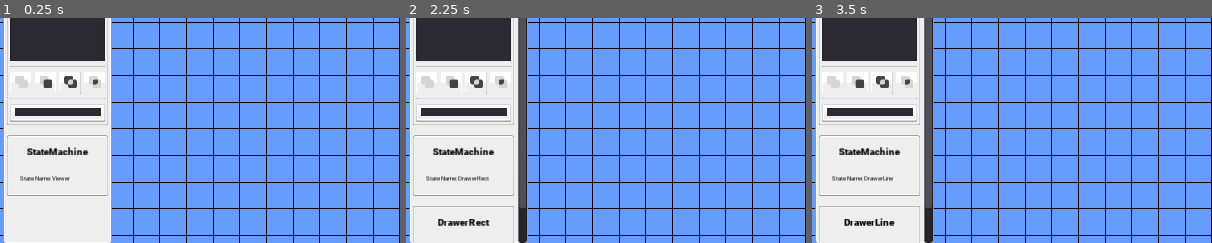
Above: before the commit, frames 1-3 (left to right).
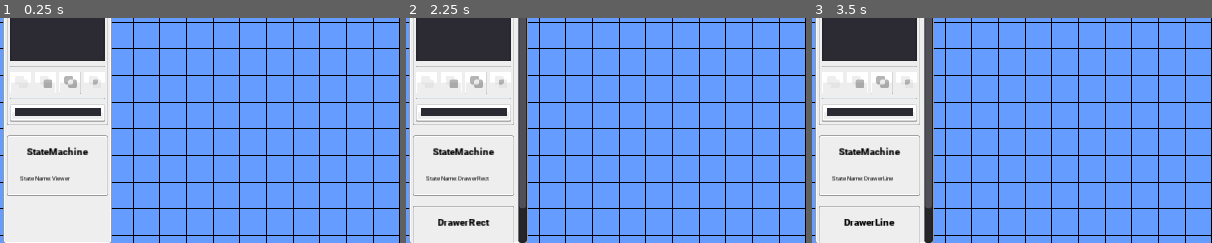
Above: after the commit, the same moments.

Repository: nikolai-in/MapDemo
Game: Godot game, scene res://src/Main/Main.tscn
Same seed, same stepped clock (60 frames per second), same inputs: the game is played once before the commit and once after it.
Inputs (mouse positions are % of the whole screen's width and height, from its top left):
- Up to frame 1 (0.25 s): no input
- Up to frame 2 (2.25 s): click (7, 10) at 0.52 s; type "12" at 0.6 s; click (7, 15) at 0.75 s; type "12" at 0.83 s; click "" at 1.25 s; click (3, 33) at 2 s
- Up to frame 3 (3.5 s): click (6, 33) at 2.75 s
The pictures show only the part of the screen within x 0-50%, y 49-99%; the shares and areas given below are measured in that part.

The runs differ from the first frame. In frame 1, 0.4% of the frame differs, in the area x 3-26%, y 25-32%; in frame 2, 0.4%; in frame 3, 0.4%.

Commit message:
:construction: Selection improvements

Diff:
--- a/app/src/Main/Main.tscn
+++ b/app/src/Main/Main.tscn
@@ -230,6 +230,7 @@
 margin_right = 51.3241
 margin_bottom = 54.251
 size_flags_horizontal = 3
+disabled = true
 icon = ExtResource( 19 )
 
 [node name="Subtract" type="Button" parent="UI/Sidebar/ScrollContainer/Column/Editor/Margin/Column/Bools"]
@@ -237,6 +238,7 @@
 margin_right = 110.324
 margin_bottom = 54.251
 size_flags_horizontal = 3
+disabled = true
 icon = ExtResource( 17 )
 
 [node name="Intersect" type="Button" parent="UI/Sidebar/ScrollContainer/Column/Editor/Margin/Column/Bools"]
@@ -244,6 +246,7 @@
 margin_right = 169.324
 margin_bottom = 54.251
 size_flags_horizontal = 3
+disabled = true
 icon = ExtResource( 18 )
 
 [node name="Exclude" type="Button" parent="UI/Sidebar/ScrollContainer/Column/Editor/Margin/Column/Bools"]
@@ -251,6 +254,7 @@
 margin_right = 228.324
 margin_bottom = 54.251
 size_flags_horizontal = 3
+disabled = true
 icon = ExtResource( 16 )
 
 [node name="Sep4" type="HSeparator" parent="UI/Sidebar/ScrollContainer/Column/Editor/Margin/Column"]
@@ -330,5 +334,9 @@
 [connection signal="toggled" from="UI/Sidebar/ScrollContainer/Column/Editor/Margin/Column/Tools/AddPoint" to="StateMachine/Viewer" method="_on_AddPoint_toggled"]
 [connection signal="item_selected" from="UI/Sidebar/ScrollContainer/Column/Editor/Margin/Column/Layers/Tree" to="UI/Sidebar/ScrollContainer/Column/Editor/Margin/Column/Layers/Tree" method="_on_Tree_item_selected"]
 [connection signal="multi_selected" from="UI/Sidebar/ScrollContainer/Column/Editor/Margin/Column/Layers/Tree" to="StateMachine/Selection" method="_on_Tree_multi_selected"]
+[connection signal="pressed" from="UI/Sidebar/ScrollContainer/Column/Editor/Margin/Column/Bools/Unite" to="StateMachine/Selection" method="_on_Unite_pressed"]
+[connection signal="pressed" from="UI/Sidebar/ScrollContainer/Column/Editor/Margin/Column/Bools/Subtract" to="StateMachine/Selection" method="_on_Subtract_pressed"]
+[connection signal="pressed" from="UI/Sidebar/ScrollContainer/Column/Editor/Margin/Column/Bools/Intersect" to="StateMachine/Selection" method="_on_Intersect_pressed"]
+[connection signal="pressed" from="UI/Sidebar/ScrollContainer/Column/Editor/Margin/Column/Bools/Exclude" to="StateMachine/Selection" method="_on_Exclude_pressed"]
 
 [editable path="UI/Sidebar/ScrollContainer/Column/Margin/DebugPanel"]
--- a/app/src/Main/Selection.gd
+++ b/app/src/Main/Selection.gd
@@ -6,6 +6,7 @@
 
 
 func _on_Tree_multi_selected(item: TreeItem, column: int, selected: bool) -> void:
+	_state_machine.transition_to("Selection")
 	var origin = item.get_metadata(column)
 	if origin is Polygon2D:
 		if selected:
@@ -14,4 +15,40 @@
 		else:
 			origin.self_modulate = Color( 1, 1, 1, 1 )
 			selection.remove(selection.find(origin))
-	print(selection)
+	print_debug(selection)
+
+
+func enter(msg: Dictionary = {}) -> void:
+	for btn in get_node("../Viewer").buttons:
+		btn.pressed = false
+	for btn in get_node("../../UI/Sidebar/ScrollContainer/Column/Editor/Margin/Column/Bools").get_children():
+		btn.disabled = false
+
+
+func exit() -> void:
+	for btn in get_node("../../UI/Sidebar/ScrollContainer/Column/Editor/Margin/Column/Bools").get_children():
+		btn.disabled = true
+
+
+func unhandled_input(event: InputEvent) -> void:
+	if event is InputEventMouseButton:
+		if event.is_pressed():
+			if event.button_index == BUTTON_LEFT:
+					print_debug("VIEWER")
+					_state_machine.transition_to("Viewer")
+
+
+func _on_Unite_pressed() -> void:
+	pass # Replace with function body.
+
+
+func _on_Subtract_pressed() -> void:
+	pass # Replace with function body.
+
+
+func _on_Intersect_pressed() -> void:
+	pass # Replace with function body.
+
+
+func _on_Exclude_pressed() -> void:
+	pass # Replace with function body.
--- a/app/src/Main/StateMachine/Viewer.gd
+++ b/app/src/Main/StateMachine/Viewer.gd
@@ -26,6 +26,10 @@
 	for btn in buttons:
 		btn.pressed = false
 	get_node("../../UI/Sidebar/ScrollContainer/Column/Editor/Margin/Column/Layers/Tree").update()
+	var sel: = get_node("../Selection")
+	for item in sel.selection:
+		item.self_modulate = Color( 1, 1, 1, 1 )
+	sel.selection.clear()
 
 
 func exit() -> void:
